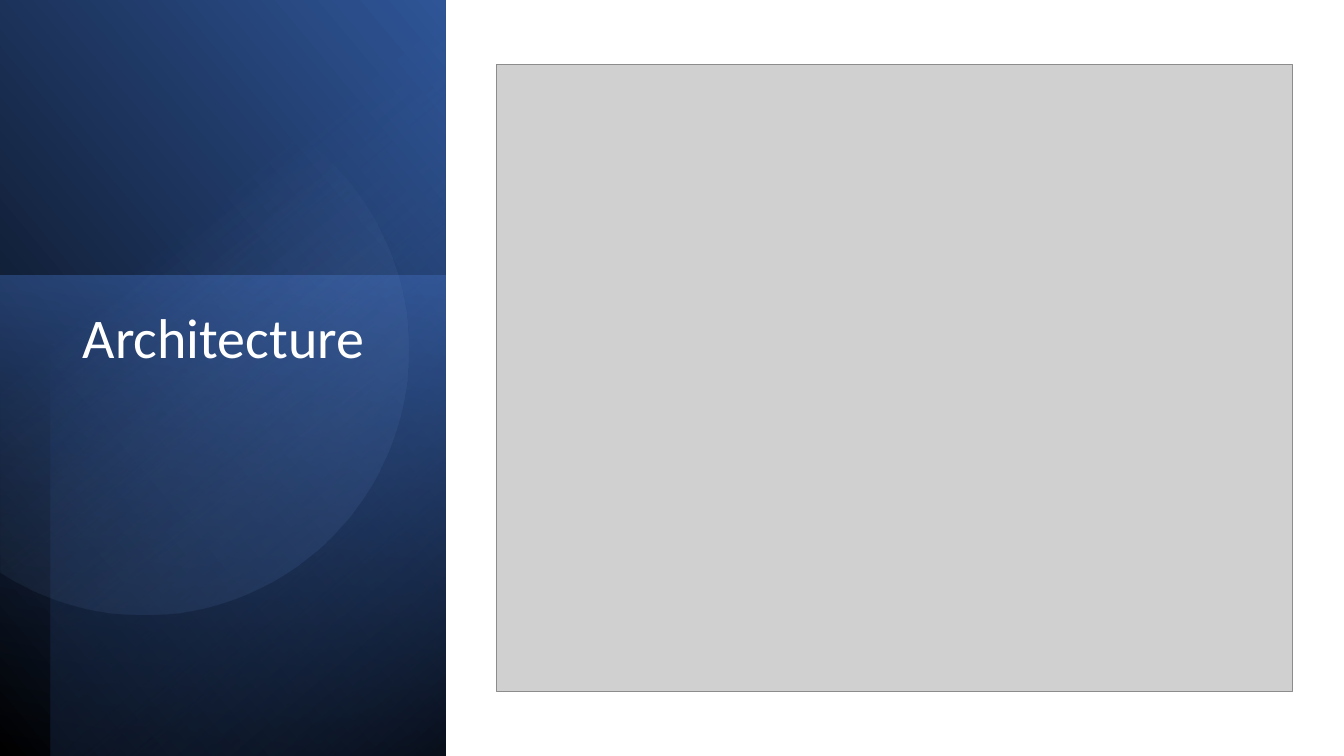
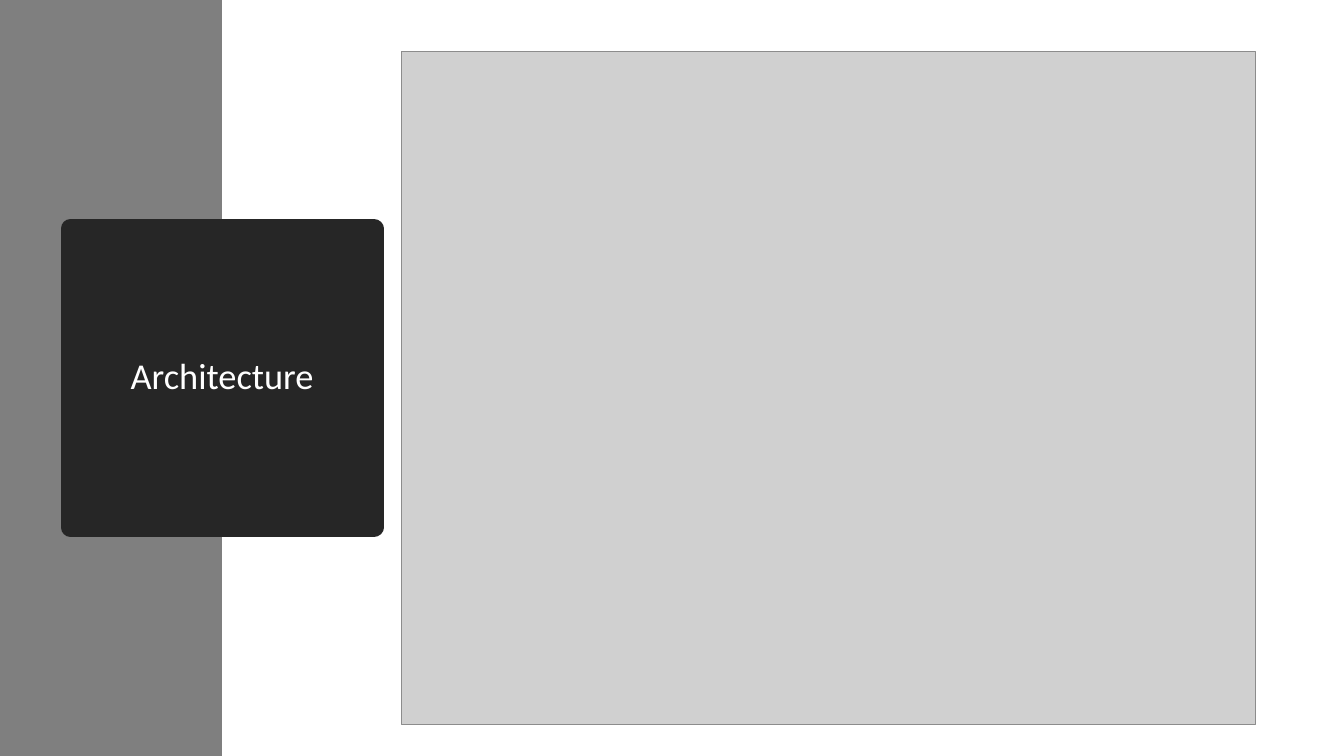
Before and after one commit to JackyUT2023/project3-group8, a slide deck: slide 9 of Project 3 Group 8 - Museums of the United States.pptx. Drawn at 1344x756 pixels with LibreOffice and Linux fonts; fonts in the diff are those of the drawing; grey boxes stand for pictures. Boxes give left, top, right and bottom in pixels: in the first picture for what was removed or moved away, otherwise in the second. Text is boxed around its words. In the diff, an @@ line names an element or a change of style, - is before the commit and + after.

```diff
--- a/Project 3 Group 8 - Museums of the United States.pptx
+++ b/Project 3 Group 8 - Museums of the United States.pptx
@@ rectangle at (x1=0, y1=0, x2=222, y2=756): fill gradient #000000 to #2F5597 to #7F7F7F; mirrored; rotation 90 to 0 degrees @@
@@ rectangle removed at (x1=50, y1=0, x2=446, y2=756) @@
@@ freeform shape removed at (x1=0, y1=52, x2=457, y2=662) @@
@@ picture resized from (x1=496, y1=65, x2=1293, y2=692) to (x1=401, y1=51, x2=1256, y2=724) @@
@@ title "Architecture" resized from (x1=83, y1=319, x2=364, y2=359) to (x1=71, y1=229, x2=374, y2=527) @@
@@ title "Architecture" at (x1=71, y1=229, x2=374, y2=527): size 40 to 26 pt; alignment left to centre; vertical alignment top to middle; fill none to #262626; outline none to #262626 13.75 pt @@
@@ rectangle removed at (x1=0, y1=276, x2=446, y2=756) @@
```
Also in this commit, not shown: 3 other slides changed.
